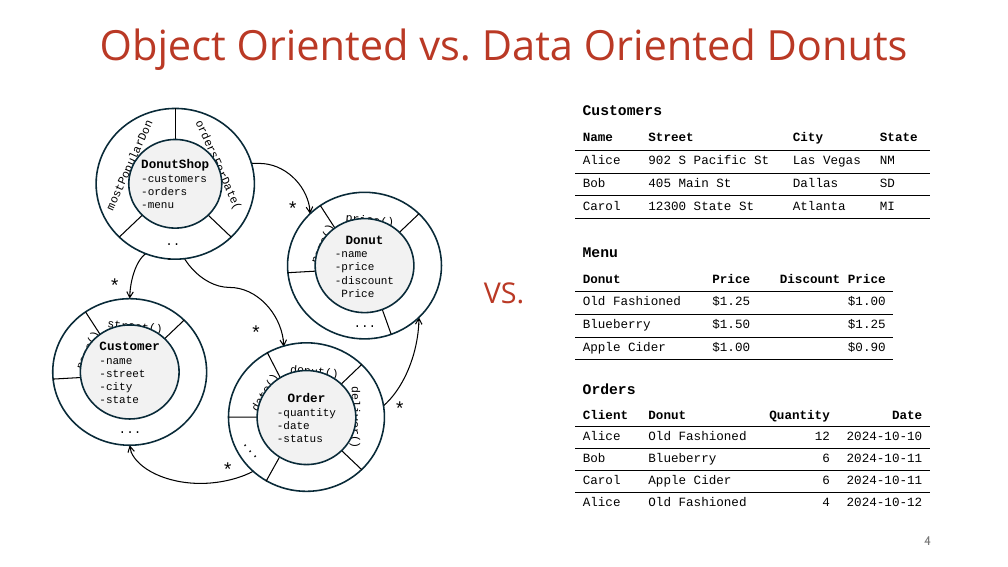
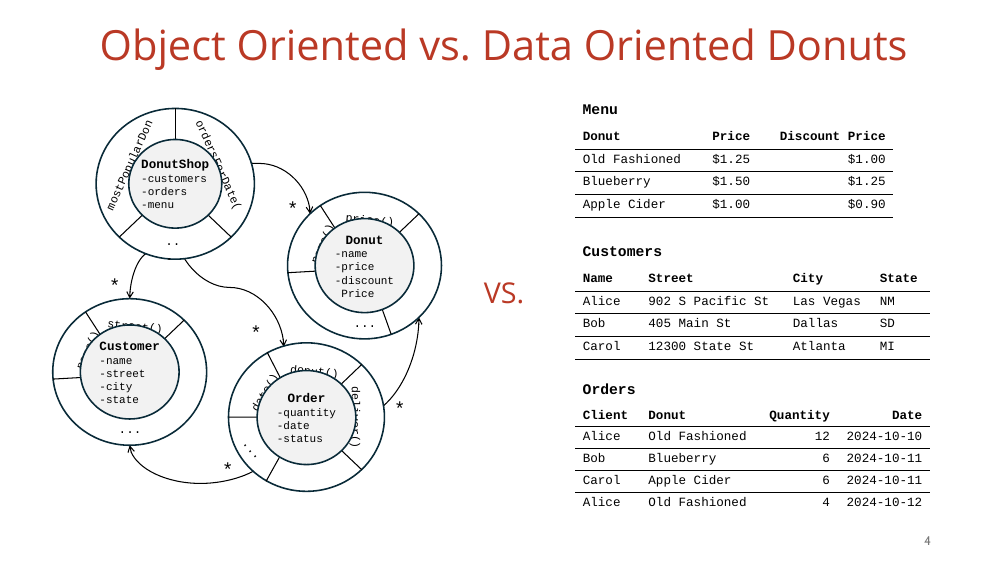
Before and after one commit to vmzakharov/missing-dataframe-talk, a slide deck: slide 4 of presentation/Missing_Dataframe_Long.pptx. Drawn at 1008x567 pixels with LibreOffice and Linux fonts; fonts in the diff are those of the drawing. Boxes give left, top, right and bottom in pixels: in the first picture for what was removed or moved away, otherwise in the second. Text is boxed around its words. In the diff, an @@ line names an element or a change of style, - is before the commit and + after.

```diff
--- a/presentation/Missing_Dataframe_Long.pptx
+++ b/presentation/Missing_Dataframe_Long.pptx
@@ text "Menu": place and size @@
-text "Menu" at (583,247,618,257)
+text "Menu" at (583,104,618,114)
@@ table: place and size @@
-table at (575,269,893,360)
+table at (575,126,893,217)
@@ text "Customers": place and size @@
-text "Customers" at (583,105,662,115)
+text "Customers" at (583,246,662,256)
@@ table: place and size @@
-table at (575,128,930,219)
+table at (575,268,930,359)
```
Also in this commit, not shown: 4 other slides changed, 1 other file.
